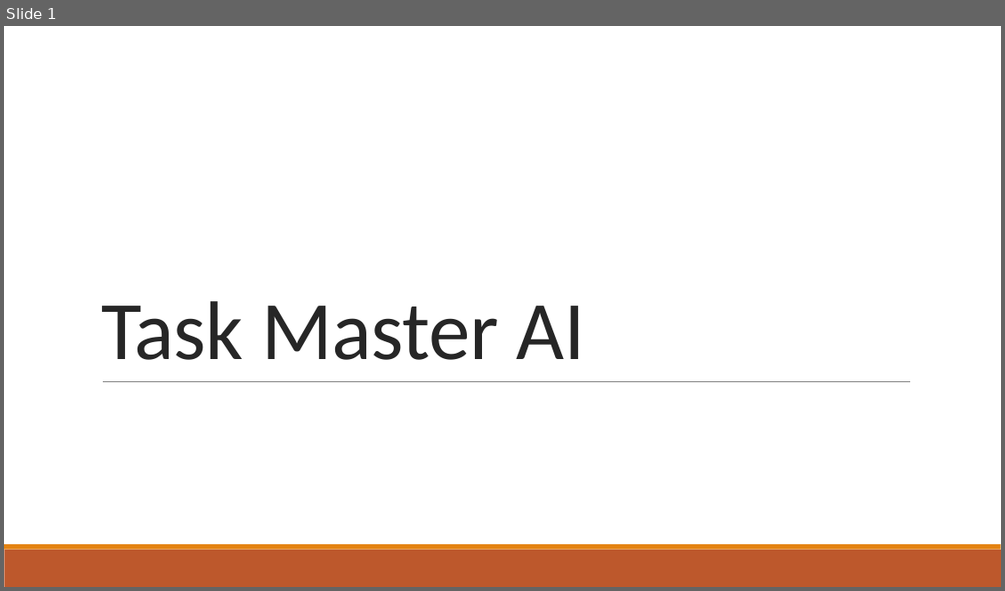
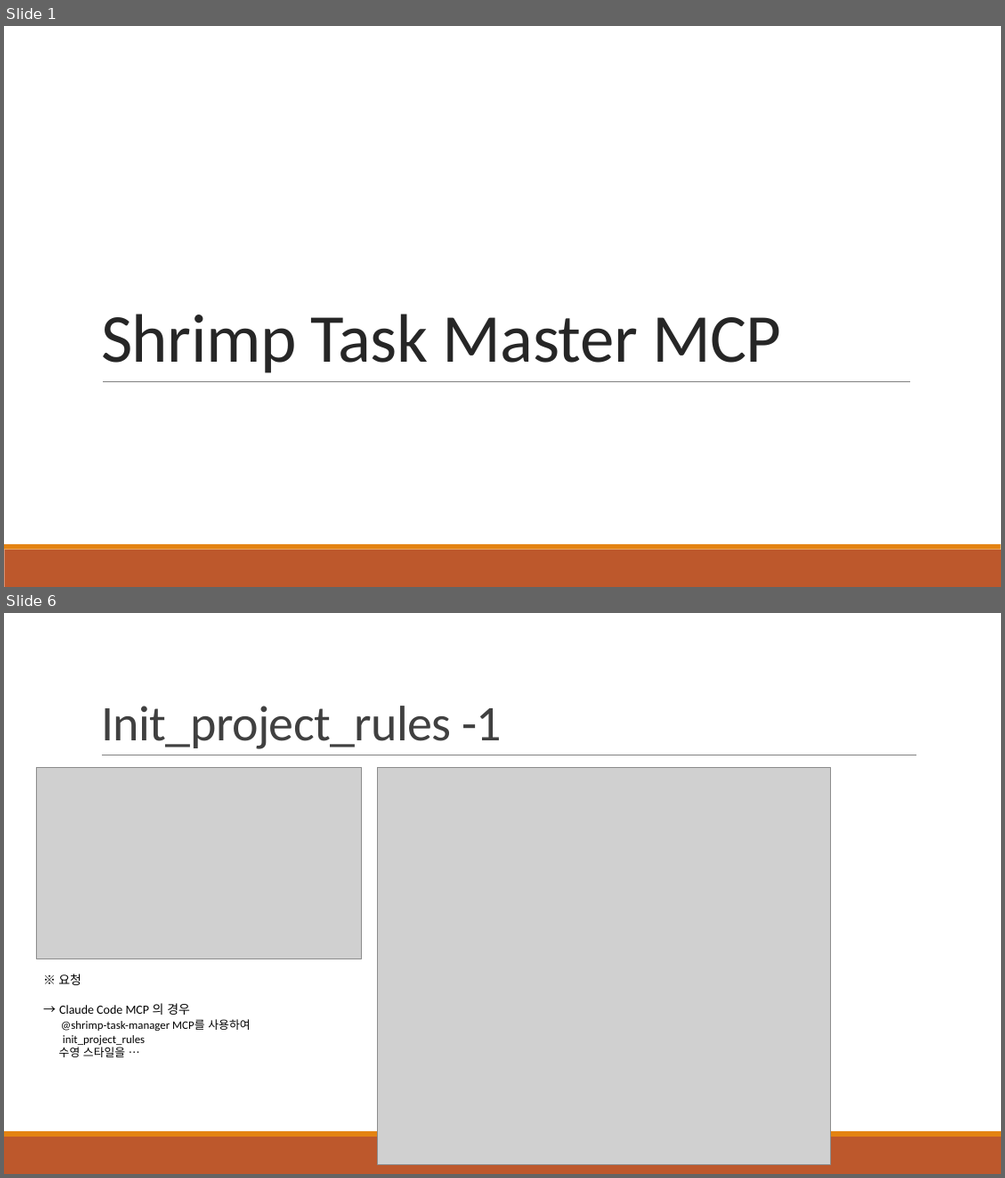
Before and after one commit to khb3025/study-claude-code, a slide deck: PPT정리/28. Shrimp Task Master AI.pptx. Shown one above the other, each under a label of ours: slide 1 before the commit, slides 1 and 6 after it; the slides between them are not shown. The pictures are 1005x591 and 1005x1178 pixels, drawn with LibreOffice and Linux fonts; fonts in the diff are those of the drawing; grey boxes stand for pictures. Boxes give left, top, right and bottom in pixels: in the first picture for what was removed or moved away, otherwise in the second. Text is boxed around its words. In the diff, an @@ line names an element or a change of style, - is before the commit and + after.

Commit message:
shrimp Task Manager PPT 정리

```diff
--- a/PPT정리/28. Shrimp Task Master AI.pptx
+++ b/PPT정리/28. Shrimp Task Master AI.pptx
@@ slide 6 added at (4,613,1001,1174), background #FFFFFF; not listed: 2 template elements that a slide beside it also shows @@
@@ title added at (101,706,502,749), 48 pt, text #404040 @@
+Init_project_rules -1
@@ picture added at (36,767,362,958) @@
@@ line added from (102, 755) to (917, 755), #808080 0.5 pt @@
@@ picture added at (378,767,831,1164) @@
@@ text added at (58,973,250,1057), 11 pt, text #000000 @@
+※ 요청
+→ Claude Code MCP 의 경우
+@shrimp-task-manager MCP를 사용하여
+init_project_rules
+수영 스타일을 …
@@ slide 1 changed as well @@
@@ title at (101,313,781,373): text changed; size 80 to 66 pt @@
-Task Master AI
+Shrimp Task Master MCP
```
Also in this commit, not shown: 15 other slides added, 3 slides removed, 4 other files.
